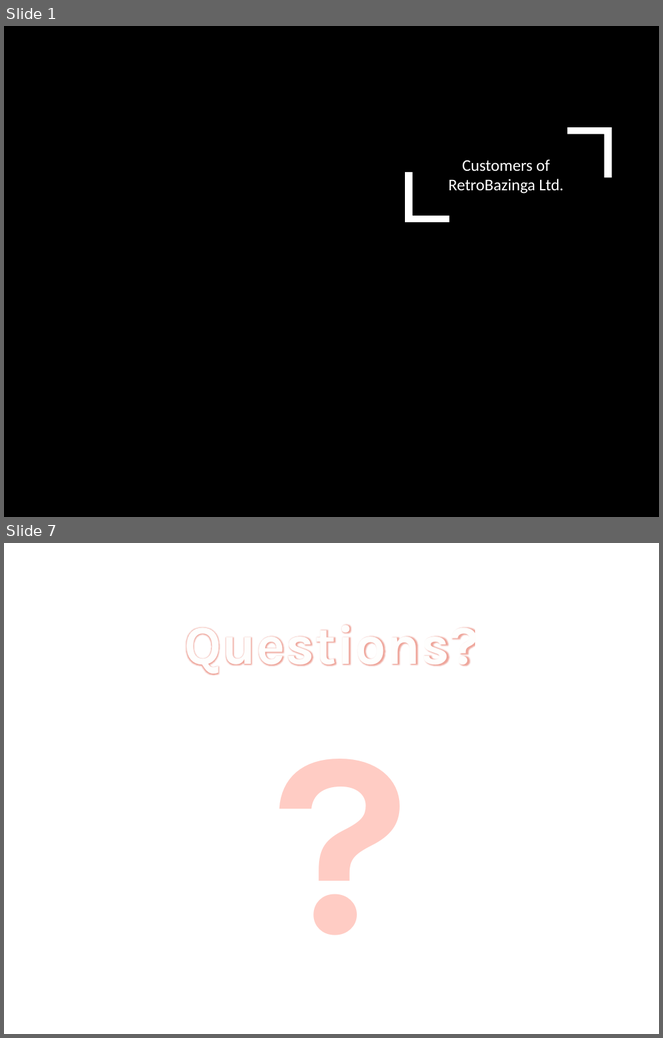
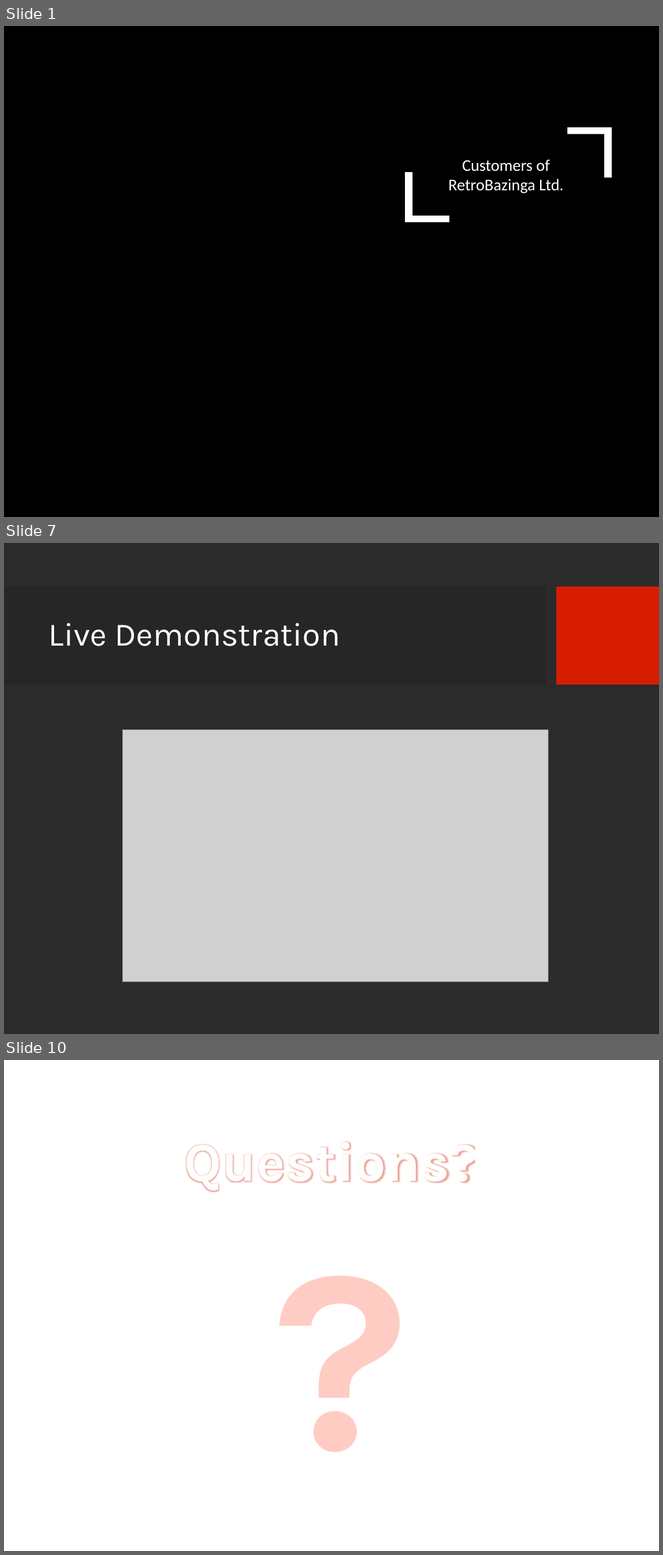
Before and after one commit to JGaslonde/3DaysToKirill, a slide deck: Pres_files/Game Plan.pptx. Shown one above the other, each under a label of ours: slides 1 and 7 before the commit, slides 1, 7 and 10 after it; the slides between them are not shown. The pictures are 663x1038 and 663x1555 pixels, drawn with LibreOffice and Linux fonts; fonts in the diff are those of the drawing; grey boxes stand for pictures; background and template pictures are left out; a plain dark background stands for a picture behind light text. Boxes give left, top, right and bottom in pixels: in the first picture for what was removed or moved away, otherwise in the second. Text is boxed around its words. In the diff, an @@ line names an element or a change of style, - is before the commit and + after.

```diff
--- a/Pres_files/Game Plan.pptx
+++ b/Pres_files/Game Plan.pptx
@@ slide 7 added at <box>4,543,659,1034</box>, background picture (left out) @@
@@ rectangle added at <box>4,587,547,685</box>, fill #262626 @@
@@ rectangle added at <box>556,587,659,685</box>, fill #D61D00 @@
@@ title added at <box>49,623,340,646</box>, 36 pt, text #FFFFFF @@
+Live Demonstration
@@ picture added at <box>122,730,549,982</box> @@
@@ what was slide 7 is now slide 10 @@
```
Also in this commit, not shown: 3 slides changed, 4 other slides added, 2 slides removed.
